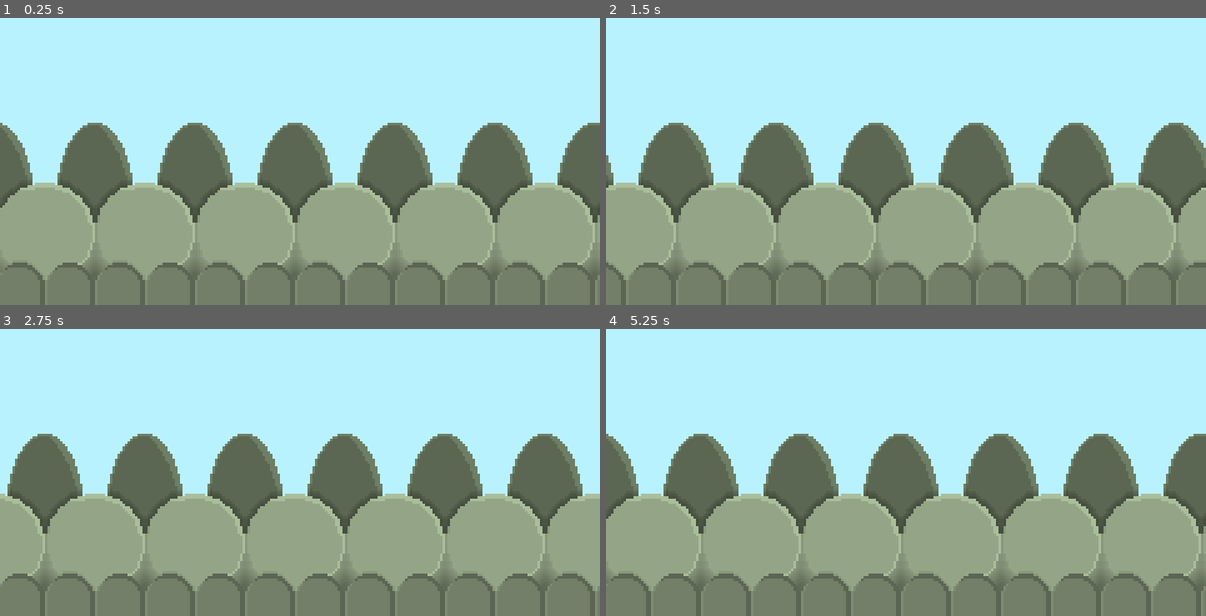
Above: before the commit, frames 1-4 (two rows, left to right).
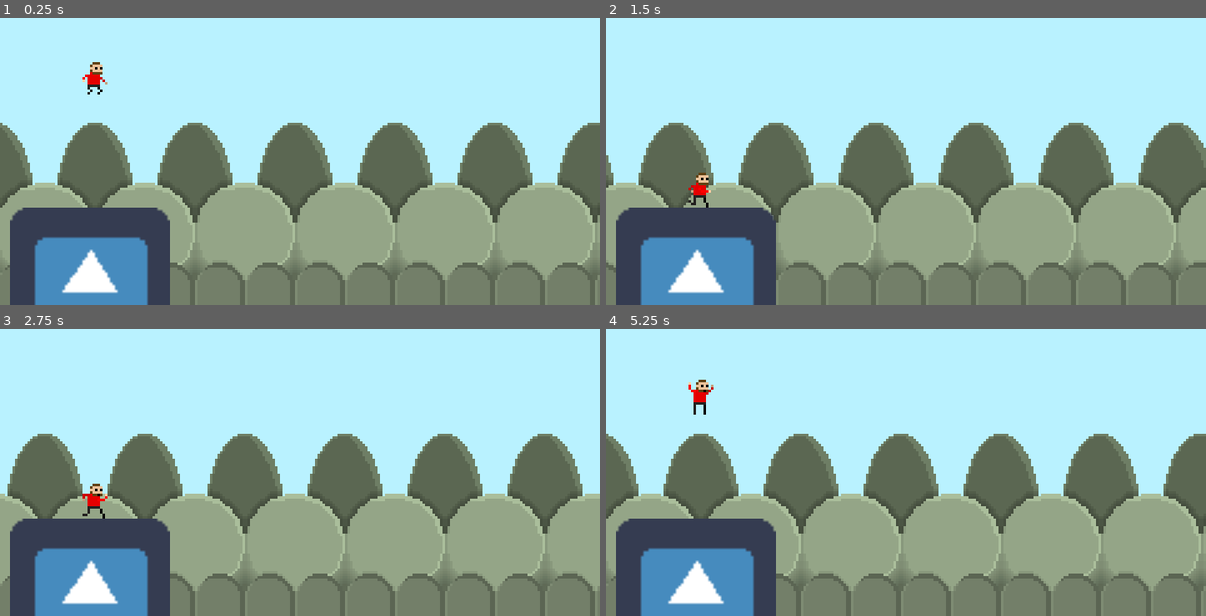
Above: after the commit, the same moments.

Repository: alexporcena/jumprunner
Game: Godot game, scene res://cenas/Jogo.tscn
Same seed, same stepped clock (60 frames per second), same inputs: the game is played once before the commit and once after it. The engine's default icon, where the game draws it, is replaced by a stand-in: a white triangle on a blue panel in a dark square.
Inputs:
- Up to frame 1 (0.25 s): no input
- Up to frame 2 (1.5 s): tap Up (pular) at 0.6, 0.77, 1.07, 1.35 s
- Up to frame 3 (2.75 s): tap Up (pular) at 1.52, 1.82, 2.1 s
- Up to frame 4 (5.25 s): tap Up (pular) at 2.85, 3.02, 3.32, 3.6, 3.77, 4.07, 4.35, 4.52, 4.82, 5.1 s

The runs differ from the first frame. In frame 1, 9.1% of the frame differs, in the area x 1-29%, y 15-100%; in frame 2, 9.1%; in frame 3, 9.1%; in frame 4, 9.2%, in the area x 1-29%, y 17-100%.

Commit message:
Add files via upload

Diff:
--- /dev/null
+++ b/assets/tiles/TilePlataforma.tres
@@ -0,0 +1,71 @@
+[gd_resource type="TileSet" load_steps=3 format=2]
+
+[ext_resource path="res://assets/imagens/plataforma.png" type="Texture" id=1]
+
+[sub_resource type="RectangleShape2D" id=1]
+extents = Vector2( 6, 5 )
+
+[resource]
+0/name = "LeftTile"
+0/texture = ExtResource( 1 )
+0/tex_offset = Vector2( 0, 0 )
+0/modulate = Color( 1, 1, 1, 1 )
+0/region = Rect2( 0, 0, 12, 12 )
+0/tile_mode = 0
+0/occluder_offset = Vector2( 6, 6 )
+0/navigation_offset = Vector2( 6, 6 )
+0/shape_offset = Vector2( 6, 7 )
+0/shape_transform = Transform2D( 1, 0, 0, 1, 6, 7 )
+0/shape = SubResource( 1 )
+0/shape_one_way = false
+0/shape_one_way_margin = 1.0
+0/shapes = [ {
+"autotile_coord": Vector2( 0, 0 ),
+"one_way": false,
+"one_way_margin": 1.0,
+"shape": SubResource( 1 ),
+"shape_transform": Transform2D( 1, 0, 0, 1, 6, 7 )
+} ]
+0/z_index = 0
+1/name = "CenterTile"
+1/texture = ExtResource( 1 )
+1/tex_offset = Vector2( 0, 0 )
+1/modulate = Color( 1, 1, 1, 1 )
+1/region = Rect2( 12, 0, 12, 12 )
+1/tile_mode = 0
+1/occluder_offset = Vector2( 6, 6 )
+1/navigation_offset = Vector2( 6, 6 )
+1/shape_offset = Vector2( 6, 7 )
+1/shape_transform = Transform2D( 1, 0, 0, 1, 6, 7 )
+1/shape = SubResource( 1 )
+1/shape_one_way = false
+1/shape_one_way_margin = 1.0
+1/shapes = [ {
+"autotile_coord": Vector2( 0, 0 ),
+"one_way": false,
+"one_way_margin": 1.0,
+"shape": SubResource( 1 ),
+"shape_transform": Transform2D( 1, 0, 0, 1, 6, 7 )
+} ]
+1/z_index = 0
+2/name = "RightTile"
+2/texture = ExtResource( 1 )
+2/tex_offset = Vector2( 0, 0 )
+2/modulate = Color( 1, 1, 1, 1 )
+2/region = Rect2( 24, 0, 12, 12 )
+2/tile_mode = 0
+2/occluder_offset = Vector2( 6, 6 )
+2/navigation_offset = Vector2( 6, 6 )
+2/shape_offset = Vector2( 6, 7 )
+2/shape_transform = Transform2D( 1, 0, 0, 1, 6, 7 )
+2/shape = SubResource( 1 )
+2/shape_one_way = false
+2/shape_one_way_margin = 1.0
+2/shapes = [ {
+"autotile_coord": Vector2( 0, 0 ),
+"one_way": false,
+"one_way_margin": 1.0,
+"shape": SubResource( 1 ),
+"shape_transform": Transform2D( 1, 0, 0, 1, 6, 7 )
+} ]
+2/z_index = 0
--- a/cenas/Jogo.tscn
+++ b/cenas/Jogo.tscn
@@ -1,7 +1,27 @@
-[gd_scene load_steps=2 format=2]
+[gd_scene load_steps=5 format=2]
 
 [ext_resource path="res://cenas/PlanodeFundo.tscn" type="PackedScene" id=1]
+[ext_resource path="res://cenas/Personagem.tscn" type="PackedScene" id=2]
+[ext_resource path="res://icon.png" type="Texture" id=3]
+
+[sub_resource type="RectangleShape2D" id=1]
+extents = Vector2( 32, 32 )
 
 [node name="Jogo" type="Node2D"]
 
 [node name="PlanodeFundo" parent="." instance=ExtResource( 1 )]
+
+[node name="Personagem" parent="." instance=ExtResource( 2 )]
+position = Vector2( 38, 28 )
+
+[node name="Chao" type="StaticBody2D" parent="."]
+position = Vector2( 36, 128 )
+__meta__ = {
+"_edit_group_": true
+}
+
+[node name="Sprite" type="Sprite" parent="Chao"]
+texture = ExtResource( 3 )
+
+[node name="CollisionShape2D" type="CollisionShape2D" parent="Chao"]
+shape = SubResource( 1 )
--- a/cenas/Personagem.tscn
+++ b/cenas/Personagem.tscn
@@ -1,9 +1,10 @@
-[gd_scene load_steps=7 format=2]
+[gd_scene load_steps=8 format=2]
 
 [ext_resource path="res://assets/imagens/personagem.png" type="Texture" id=1]
+[ext_resource path="res://scripts/Personagem.gd" type="Script" id=2]
 
 [sub_resource type="RectangleShape2D" id=1]
-extents = Vector2( 4, 1.5 )
+extents = Vector2( 4, 7 )
 
 [sub_resource type="Animation" id=2]
 length = 0.001
@@ -56,7 +57,7 @@
 
 [sub_resource type="Animation" id=5]
 resource_name = "pulando"
-length = 0.1
+length = 0.4
 tracks/0/type = "value"
 tracks/0/path = NodePath("Imagem:frame")
 tracks/0/interp = 1
@@ -64,13 +65,14 @@
 tracks/0/imported = false
 tracks/0/enabled = true
 tracks/0/keys = {
-"times": PoolRealArray( 0, 0.1 ),
+"times": PoolRealArray( 0, 0.2 ),
 "transitions": PoolRealArray( 1, 1 ),
 "update": 1,
 "values": [ 11, 8 ]
 }
 
 [node name="Personagem" type="KinematicBody2D"]
+script = ExtResource( 2 )
 
 [node name="Imagem" type="Sprite" parent="."]
 texture = ExtResource( 1 )
@@ -79,7 +81,6 @@
 frame = 1
 
 [node name="CollisionShape2D" type="CollisionShape2D" parent="."]
-position = Vector2( 0, 5.5 )
 shape = SubResource( 1 )
 
 [node name="AnimationPlayer" type="AnimationPlayer" parent="."]
--- /dev/null
+++ b/cenas/Plataforma.tscn
@@ -0,0 +1,10 @@
+[gd_scene load_steps=2 format=2]
+
+[ext_resource path="res://assets/tiles/TilePlataforma.tres" type="TileSet" id=1]
+
+[node name="Plataforma" type="Node2D"]
+
+[node name="TileMap" type="TileMap" parent="."]
+tile_set = ExtResource( 1 )
+cell_size = Vector2( 12, 12 )
+format = 1
--- /dev/null
+++ b/cenas/TilePlataforma.tscn
@@ -0,0 +1,53 @@
+[gd_scene load_steps=3 format=2]
+
+[ext_resource path="res://assets/imagens/plataforma.png" type="Texture" id=1]
+
+[sub_resource type="RectangleShape2D" id=1]
+extents = Vector2( 6, 5 )
+
+[node name="TilePlataforma" type="Node"]
+
+[node name="LeftTile" type="Sprite" parent="."]
+position = Vector2( 6, 6 )
+texture = ExtResource( 1 )
+region_enabled = true
+region_rect = Rect2( 0, 0, 12, 12 )
+__meta__ = {
+"_edit_group_": true
+}
+
+[node name="StaticBody2D" type="StaticBody2D" parent="LeftTile"]
+
+[node name="CollisionShape2D" type="CollisionShape2D" parent="LeftTile/StaticBody2D"]
+position = Vector2( 0, 1 )
+shape = SubResource( 1 )
+
+[node name="CenterTile" type="Sprite" parent="."]
+position = Vector2( 21, 6 )
+texture = ExtResource( 1 )
+region_enabled = true
+region_rect = Rect2( 12, 0, 12, 12 )
+__meta__ = {
+"_edit_group_": true
+}
+
+[node name="StaticBody2D" type="StaticBody2D" parent="CenterTile"]
+
+[node name="CollisionShape2D" type="CollisionShape2D" parent="CenterTile/StaticBody2D"]
+position = Vector2( 0, 1 )
+shape = SubResource( 1 )
+
+[node name="RightTile" type="Sprite" parent="."]
+position = Vector2( 36, 6 )
+texture = ExtResource( 1 )
+region_enabled = true
+region_rect = Rect2( 24, 0, 12, 12 )
+__meta__ = {
+"_edit_group_": true
+}
+
+[node name="StaticBody2D" type="StaticBody2D" parent="RightTile"]
+
+[node name="CollisionShape2D" type="CollisionShape2D" parent="RightTile/StaticBody2D"]
+position = Vector2( 0, 1 )
+shape = SubResource( 1 )
--- /dev/null
+++ b/scripts/Personagem.gd
@@ -0,0 +1,20 @@
+extends KinematicBody2D
+
+const GRAVIDADE = 500
+const PULO = -200
+var velocidade = Vector2.ZERO
+
+func _physics_process(delta):
+	velocidade.y += GRAVIDADE * delta
+
+	if is_on_floor():
+		$AnimationPlayer.play("correndo")
+		if Input.is_action_just_pressed("pular"):
+			velocidade.y = PULO
+	else:
+		if velocidade.y > 0:
+			$AnimationPlayer.play("caindo")
+		else:
+			$AnimationPlayer.play("pulando")
+
+	velocidade = move_and_slide(velocidade, Vector2.UP)
